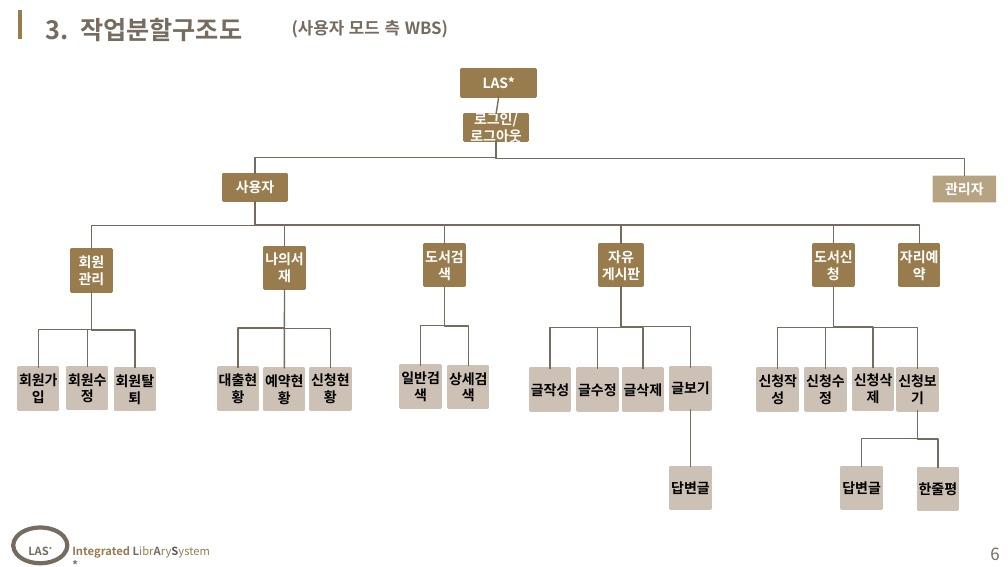
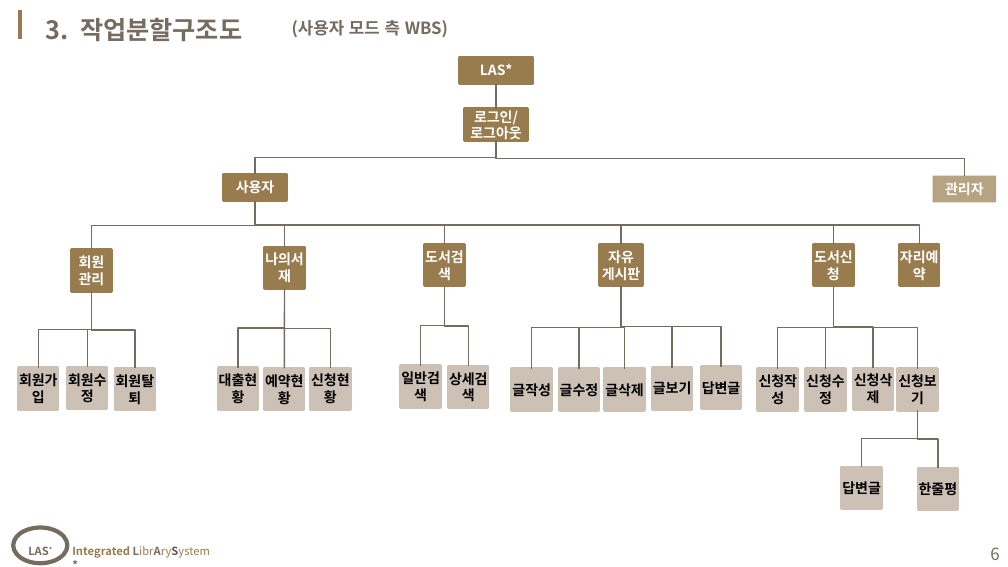
Before and after one commit to ChoiDV/learning, a slide deck: slide 6 of Note/교안/07_1'st Project/sample_ver0624.pptx. Drawn at 1008x567 pixels with LibreOffice and Linux fonts; fonts in the diff are those of the drawing; background and template pictures are left out. Boxes give left, top, right and bottom in pixels: in the first picture for what was removed or moved away, otherwise in the second. Text is boxed around its words. In the diff, an @@ line names an element or a change of style, - is before the commit and + after.

```diff
--- a/Note/교안/07_1'st Project/sample_ver0624.pptx
+++ b/Note/교안/07_1'st Project/sample_ver0624.pptx
@@ rectangle "LAS*": place and size @@
-rectangle "LAS*" at (462, 70, 535, 97)
+rectangle "LAS*" at (459, 56, 532, 84)
@@ line moved from (499, 97) - (496, 114) to (496, 84) - (496, 109) @@
@@ rectangle "로그인/": place and size @@
-rectangle "로그인/" at (465, 114, 528, 141)
+rectangle "로그인/" at (465, 109, 528, 141)
@@ elbow line moved from (621, 286) - (550, 369) to (621, 286) - (532, 369) @@
@@ elbow line moved from (621, 286) - (598, 369) to (621, 286) - (579, 369) @@
@@ elbow line moved from (621, 286) - (690, 368) to (621, 286) - (672, 368) @@
@@ elbow line moved from (621, 286) - (643, 369) to (621, 286) - (625, 369) @@
@@ elbow line added from (621, 286) to (721, 367), #756B5F 1 pt @@
@@ 4 rectangles: place and size @@
-4 rectangles at (530, 368, 710, 410)
+4 rectangles at (512, 368, 691, 410)
@@ rectangle "답변글": place and size @@
-rectangle "답변글" at (670, 467, 710, 508)
+rectangle "답변글" at (702, 367, 741, 408)
@@ elbow line removed from (690, 409) to (690, 467) @@
```
Also in this commit, not shown: 7 other slides changed, 11 slides added, 11 other files.
